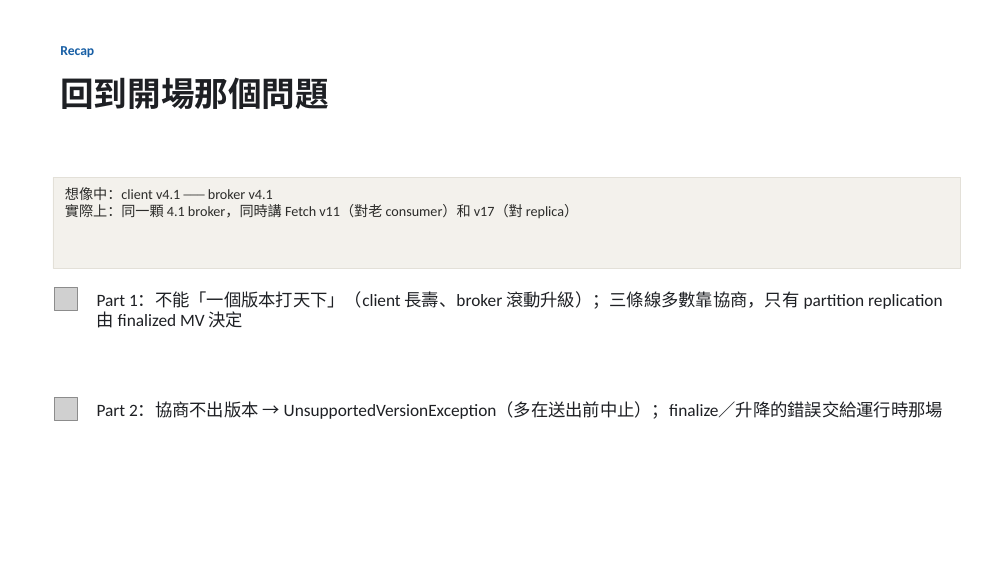
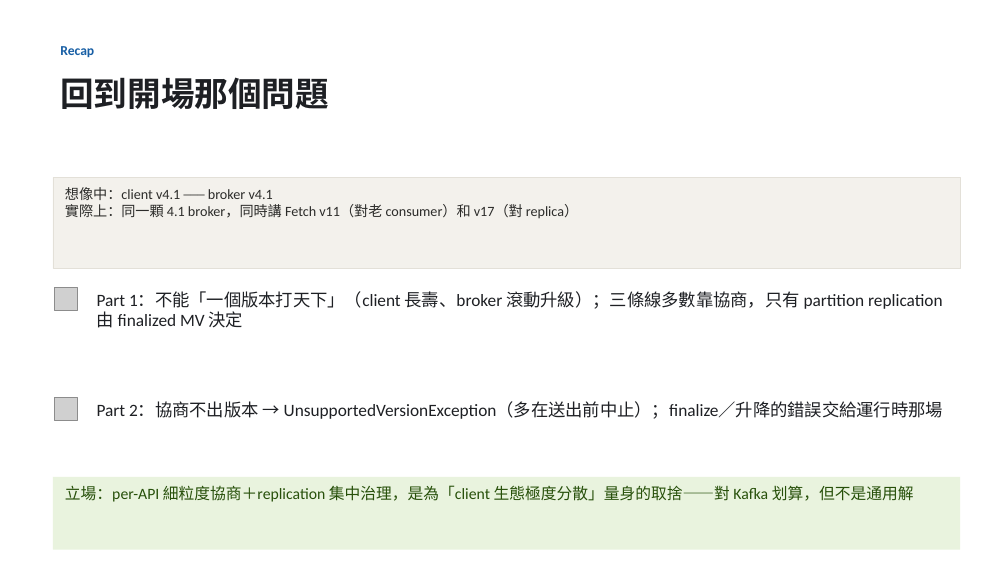
Before and after one commit to unknowntpo/kafka, a slide deck: slide 16 of study/version-control/kafka-version-negotiation.pptx (slide 15 before the commit). Drawn at 1008x567 pixels with LibreOffice and Linux fonts; fonts in the diff are those of the drawing; grey boxes stand for pictures. Boxes give left, top, right and bottom in pixels: in the first picture for what was removed or moved away, otherwise in the second. Text is boxed around its words. In the diff, an @@ line names an element or a change of style, - is before the commit and + after.

```diff
--- a/study/version-control/kafka-version-negotiation.pptx
+++ b/study/version-control/kafka-version-negotiation.pptx
@@ rectangle added at (53, 477, 960, 550), fill #E9F3DE, 15 pt, text #27500A @@
+立場：per-API 細粒度協商＋replication 集中治理，是為「client 生態極度分散」量身的取捨——對 Kafka 划算，但不是通用解
```
Also in this commit, not shown: 3 other slides changed, 1 slide added, 3 other files.
